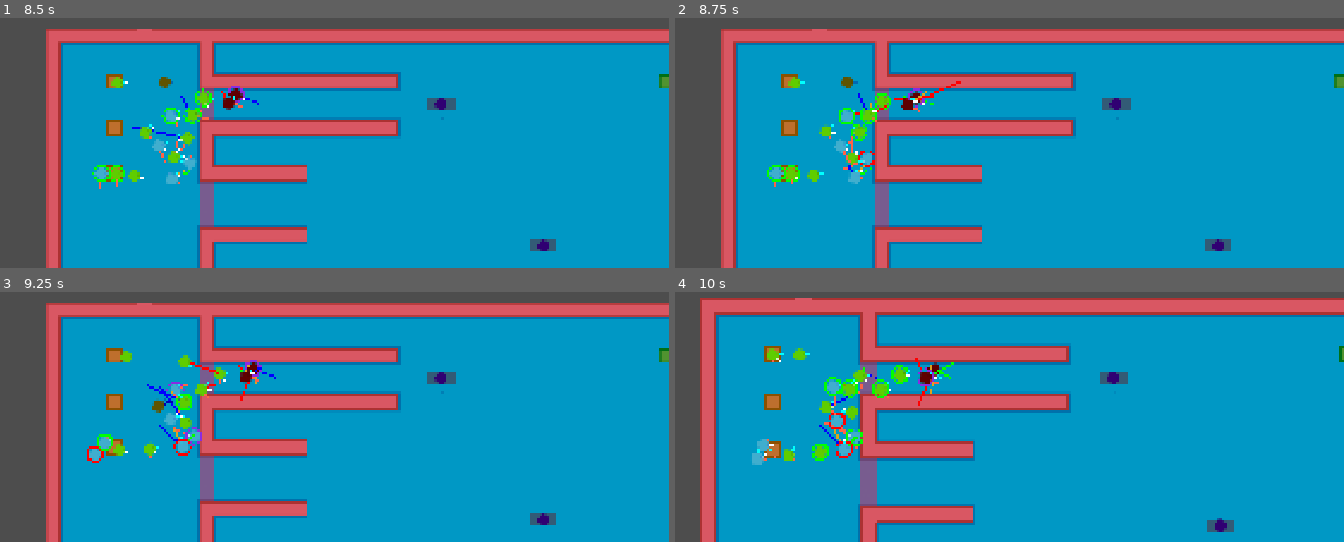
Above: before the commit, frames 1-4 (two rows, left to right).
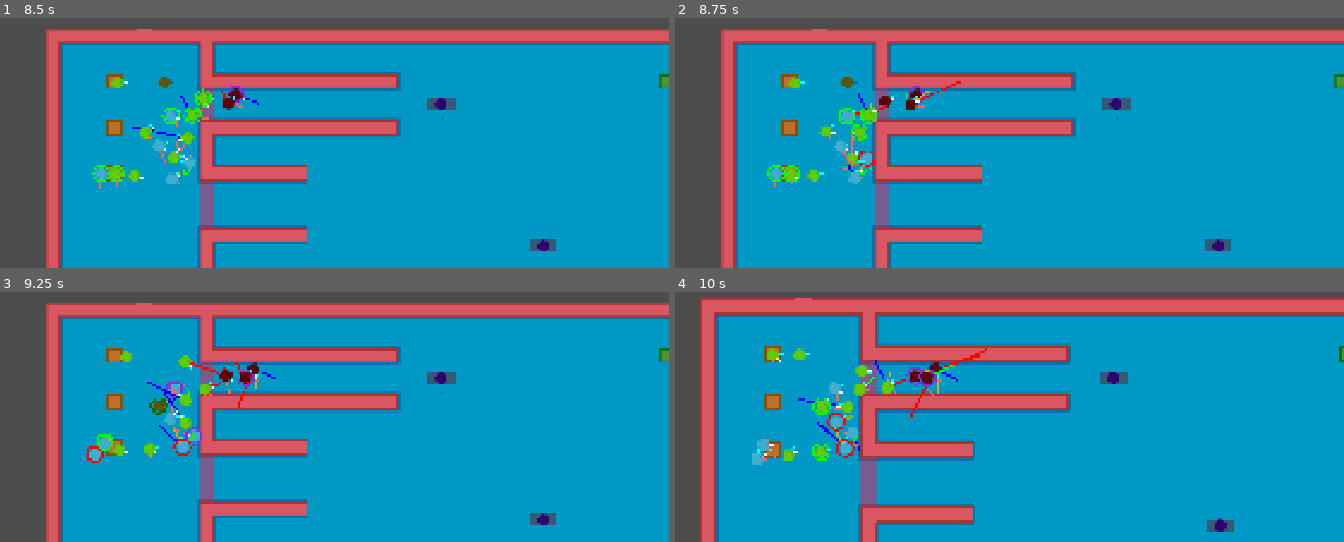
Above: after the commit, the same moments.

Repository: djairoh/crowdSim
Game: Godot game, scene res://scenes/crowd_manager.tscn
Same seed, same stepped clock (60 frames per second), same inputs: the game is played once before the commit and once after it.
Inputs (mouse positions are in pixels of both pictures, inside the frame that each line leads up to):
- Up to frame 1 (8.5 s): tap Enter at 0.5 s; drag from (113, 130) to (401, 108) at 0.52 s; tap R (resetCamera) at 1.25 s; drag from (113, 170) to (401, 108) at 1.27 s; move the mouse to (107, 170) at 2.02 s; hold Mouse wheel up (zoomIn) 2.03-2.75 s; click (107, 170) at 2.17 s; drag from (120, 130) to (448, 105) at 2.77 s; drag from (120, 178) to (414, 105) at 3.52 s; drag from (113, 125) to (414, 105) at 4.27 s; move the mouse to (120, 165) at 5.02 s; hold Mouse wheel up (zoomIn) 5.03-5.75 s; click (120, 165) at 5.17 s; drag from (120, 180) to (428, 103) at 5.77 s; drag from (147, 128) to (434, 103) at 6.52 s; drag from (127, 143) to (434, 103) at 7.27 s; move the mouse to (153, 83) at 8.02 s; hold Mouse wheel up (zoomIn) from 8.03 s (still down); click (153, 83) at 8.17 s
- Up to frame 2 (8.75 s): keep holding Mouse wheel up (zoomIn)
- Up to frame 3 (9.25 s): release Mouse wheel up (zoomIn) at 8.75 s; drag from (153, 404) to (441, 377) at 8.77 s
- Up to frame 4 (10 s): move the mouse to (1183, 384) at 9.52 s; hold Mouse wheel up (zoomIn) from 9.53 s (still down); click (1183, 384) at 9.67 s

Frame 1 is identical in both runs. In frame 2, 0.4% of the frame differs, in the area x 25-41%, y 27-51%; in frame 3, 0.8%; in frame 4, 2.0%, in the area x 17-47%, y 22-68%.

Commit message:
fx: reduce panic thresholds

Diff:
--- a/scripts/agent_state.gd
+++ b/scripts/agent_state.gd
@@ -23,14 +23,13 @@
 var panic_level: float = 0.0
 
 const PANIC_THRESHOLD: float = 1.0
-const PANIC_PROPAGATION_RATE: float = 0.5
+const PANIC_PROPAGATION_RATE: float = 0.1
+const PUSHING_MULTIPLIER: float = 0.05
 const DENSITY_THRESHOLD: int = 8
-const DENSITY_PANIC_RATE: float = 0.05
+const DENSITY_PANIC_RATE: float = 0.02
 
 func update(delta: float) -> void:
-	pass
-	# TODO: ignore panic propagation for now to test bottleneck avoidance
-	#update_panic(delta)
+	update_panic(delta)
 
 
 # Set the states
@@ -104,7 +103,7 @@
 	# Pushing panic: Perceived increase of number of people pushing
 	var pushing_count: int = parent.repulsion.agent_repulsion_forces.size()
 	if pushing_count >= 2:
-		pushing_panic = 0.2 * pushing_count * delta
+		pushing_panic = PUSHING_MULTIPLIER * pushing_count * delta
 
 	# Density panic: crowded local area increases panic.
 	if nearby_agents >= DENSITY_THRESHOLD:
